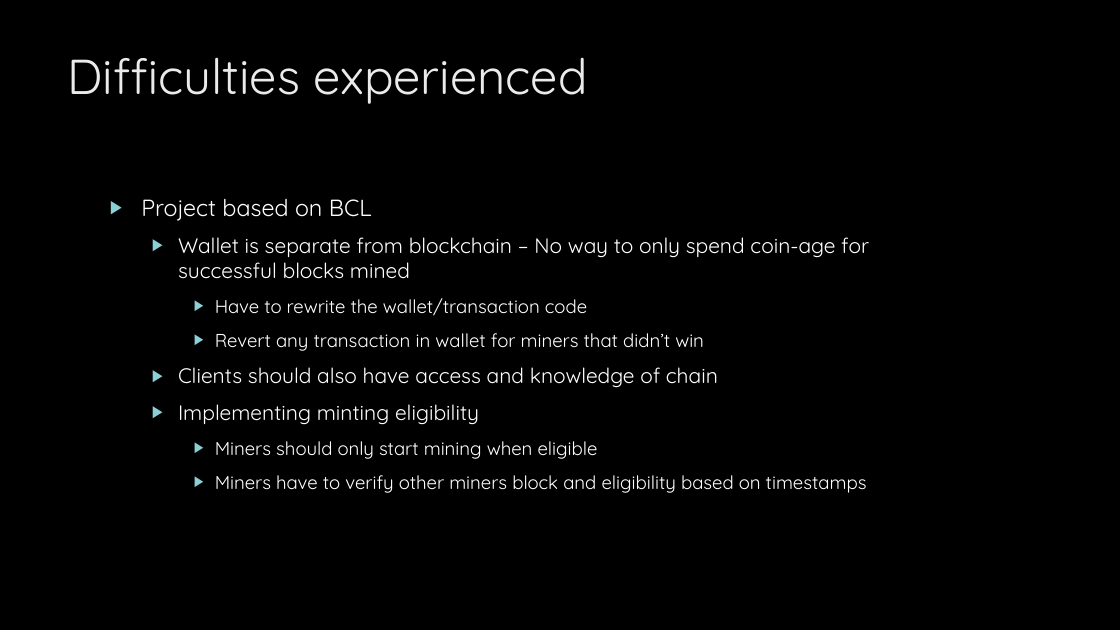
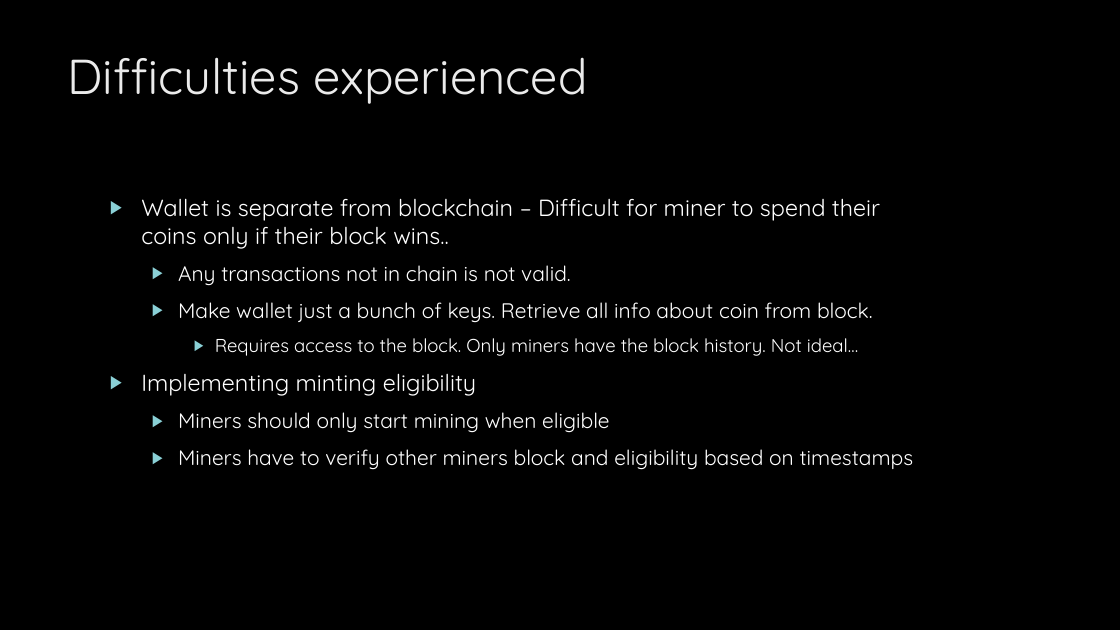
Before and after one commit to toep/FairCoin, a slide deck: slide 9 of Presentation.pptx (slide 8 before the commit). Drawn at 1120x630 pixels with LibreOffice and Linux fonts; fonts in the diff are those of the drawing; background and template pictures are left out. Boxes give left, top, right and bottom in pixels: in the first picture for what was removed or moved away, otherwise in the second. Text is boxed around its words. In the diff, an @@ line names an element or a change of style, - is before the commit and + after.

```diff
--- a/Presentation.pptx
+++ b/Presentation.pptx
@@ text at box(141, 198, 880, 356): text changed @@
-▶ Project based on BCL
-  ▶ Wallet is separate from blockchain – No way to only spend coin-age for successful blocks mined
-    ▶ Have to rewrite the wallet/transaction code
-    ▶ Revert any transaction in wallet for miners that didn’t win
-  ▶ Clients should also have access and knowledge of chain
+▶ Wallet is separate from blockchain – Difficult for miner to spend their coins only if their block wins..
+  ▶ Any transactions not in chain is not valid.
+  ▶ Make wallet just a bunch of keys. Retrieve all info about coin from block.
+    ▶ Requires access to the block. Only miners have the block history. Not ideal…
@@ text at box(141, 373, 914, 470): size 18 to 20 pt in "Implementing minting eligibility"; size 16 to 18 pt in "Miners should only start mining when eligible", "Miners have to verify other miners block ..."; list level 2 to 1 in "Implementing minting eligibility"; list level 3 to 2 in "Miners should only start mining ..."; list level 3 to 2 in "Miners have to verify other ..." @@
```
Also in this commit, not shown: 3 other slides changed, 1 slide removed.
